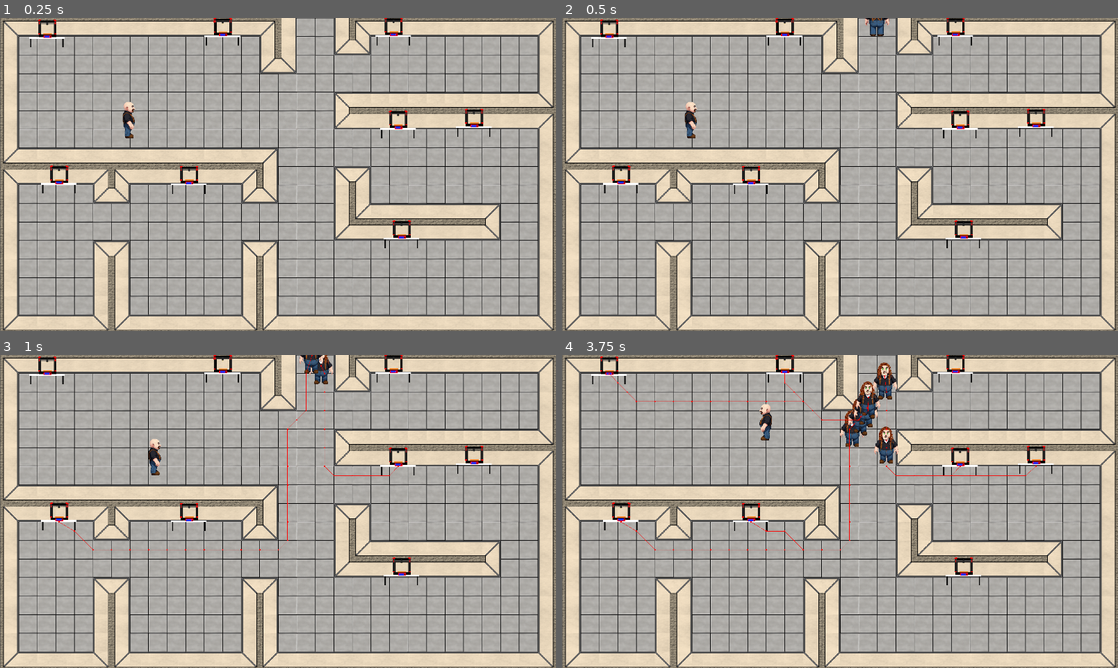
Above: before the commit, frames 1-4 (two rows, left to right).
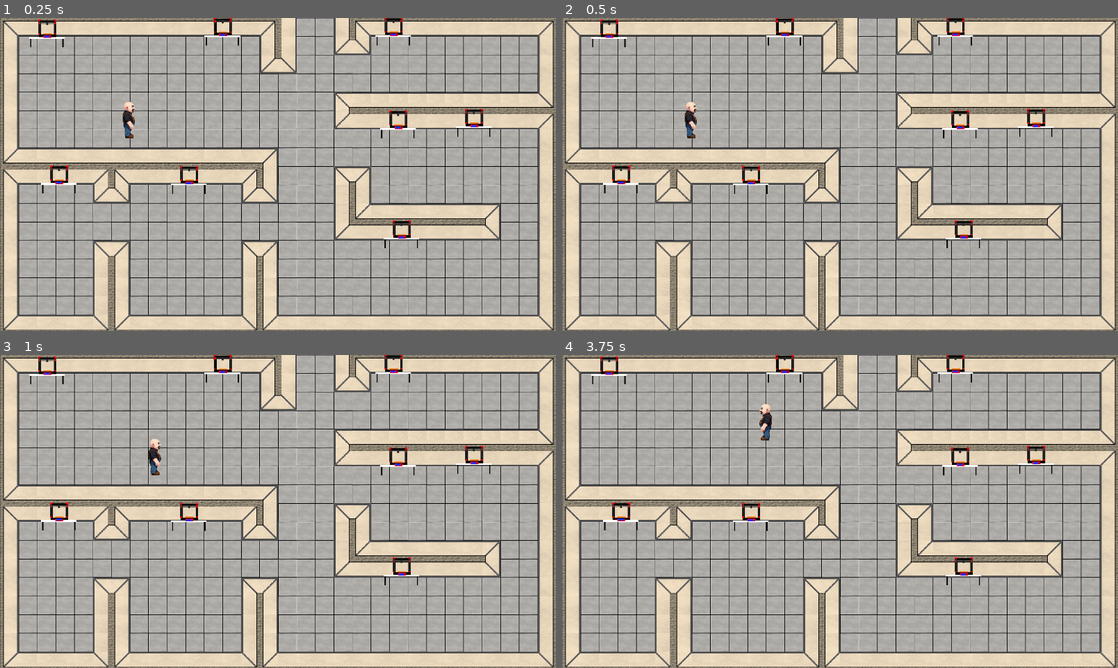
Above: after the commit, the same moments.

Repository: sodidos/Game
Game: Godot game, scene res://Scenes/LABSUD/labsud.tscn
The game is run twice, just before and just after one commit, with the same random seed, the same clock (stepped at 60 frames per second) and the same inputs.
Inputs:
- Up to frame 1 (0.25 s): no input
- Up to frame 2 (0.5 s): no input
- Up to frame 3 (1 s): hold Right (ui_right) from 0.53 s (still down)
- Up to frame 4 (3.75 s): release Right (ui_right) at 1.28 s; hold Down (ui_down) 1.28-2.03 s; hold Right (ui_right) 2.03-2.78 s; hold Up (ui_up) 2.78-3.53 s; hold Left (ui_left) from 3.53 s (still down)

Frame 1 is identical in both runs. In frame 2, 0.2% of the frame differs, in the area x 54-59%, y 0-6%; in frame 3, 0.5%; in frame 4, 1.7%, in the area x 8-86%, y 2-63%.
Error after the commit: Invalid assignment of property or key 'machine' with value of type 'Node2D (3dprinter.gd)' on a base object of type 'CharacterBody2D (npc.gd)'. (res://Scenes/L…

Commit message:
NPC go to fabmanager and speak

Diff:
--- a/fablab/Scenes/npc/npc.gd
+++ b/fablab/Scenes/npc/npc.gd
@@ -3,8 +3,13 @@
 @export var speed = 50
 @export var min_idle = 3
 @export var max_idle = 10
-@export var machine: Node2D
-@export var sortie: Node2D
+
+# Destinations
+@export var machines: Node2D
+@export var player: Node2D
+@export var exit: Node2D
+@export var computers: Node2D
+
 @onready var nav_agent := $NavigationAgent2D as NavigationAgent2D
 @onready var pathfinderTimer := $pathfinderTimer as Timer
 @onready var idleTimer := $idleTimer as Timer
@@ -12,8 +17,16 @@
 @onready var Help := $Help as Sprite2D
 @onready var sprite = $AnimatedSprite2D
 
+@onready var dialogText := $dialog/dialogText
+@onready var dialogTimer = $dialog/dialogTimer
+var dialogState = 0
+
 var destination: Node2D
 var machine_in_use:Node2D
+
+var fab_name = [
+	"Truc1","Truc2","Truc3","Truc4"
+]
 
 var moving = true
 var goinghome = false
@@ -22,10 +35,12 @@
 var rand=RandomNumberGenerator.new()
 # Called when the node enters the scene tree for the first time.
 func _ready():
+	destination = player
+	nav_agent.target_position = destination.global_position
 	print("New NPC")
-	destination = machine
+	print("Go to -->")
 	print(destination)
-	sprite.play("idle_up")
+	sprite.play("walk_down")
 
 	#for machine in machines.get_children():
 	#	print(machine)
@@ -37,12 +52,21 @@
 		var intended_velocity = dir * speed
 		nav_agent.set_velocity(intended_velocity)
 	else:
-		if(!sprite.animation == "idle_up"):
-			sprite.play("idle_up")
+		if(destination == player):
+			if(sprite.animation != "idle_down"):
+				sprite.play("idle_down")
+	#	if(!sprite.animation == "idle_up"):
+	#		sprite.play("idle_up")
 
 func makepath() -> void:
+	print("Pathfinding...")
 	nav_agent.target_position = destination.global_position
 	var direction = old_direction - nav_agent.get_next_path_position()
+	print(nav_agent.distance_to_target())
+	if(destination == player):
+		if(nav_agent.distance_to_target() < 256):
+			print("NEAR FABMANAGER")
+			helloFabManager()
 	if(abs(velocity.x) > abs(velocity.y)):
 		if(velocity.x < 0):
 			sprite.play("walk_left")
@@ -54,37 +78,56 @@
 		else:
 			sprite.play("walk_down")
 	old_direction = direction
+
 func _on_timer_timeout():
 	makepath()
 
+func helloFabManager():
+	pathfinderTimer.stop()
+	moving = false
+	print("Hello FabManager")
+	sprite.play("idle_down")
+	$dialog.visible = true
+	dialogText.text = "Salut FabManager!"
+	dialogTimer.start()
+
+func _on_dialog_timer_timeout():
+	if(dialogState == 0):
+		var rand_fab = rand.randi_range(0,len(fab_name))
+		dialogText.text = "Je fabrique " + fab_name[rand_fab]
+		dialogState = dialogState + 1
+	elif(dialogState == 1):
+		$dialog.visible = false
+		dialogState = 0
+
 func _on_navigation_agent_2d_navigation_finished():
 	if(goinghome):
-		machine.inuse = false
+		#machine.inuse = false
 		queue_free()
 	else:
+		print("Destination Reached")
 		moving = false
 		pathfinderTimer.stop()
-		var idletimer_rand = rand.randi_range(min_idle, max_idle)
-		print(idletimer_rand)
-		idleTimer.wait_time = idletimer_rand
-		idleTimer.start()
-		print("Stop moving!!!")
-		sprite.play("idle_up")
+		#var idletimer_rand = rand.randi_range(min_idle, max_idle)
+		#print(idletimer_rand)
+		#idleTimer.wait_time = idletimer_rand
+		#idleTimer.start()
+		#sprite.play("idle_up")
 
+#func _on_idle_timer_timeout():
+#	Help.visible = true
+#	idleTimer.stop()
+#	interactionTimer.start()
 
-func _on_idle_timer_timeout():
-	Help.visible = true
-	idleTimer.stop()
-	interactionTimer.start()
-
-func _on_interaction_timer_timeout():
-	goinghome = true
-	Help.visible = false
-	interactionTimer.stop()
-	destination = sortie
-	pathfinderTimer.start()
-	moving = true
+#func _on_interaction_timer_timeout():
+#	goinghome = true
+#	Help.visible = false
+#	interactionTimer.stop()
+#	destination = exit
+#	pathfinderTimer.start()
+#	moving = true
 
 func _on_navigation_agent_2d_velocity_computed(safe_velocity):
-	velocity = safe_velocity
-	move_and_slide() # Replace with function body.
+	if(moving):
+		velocity = safe_velocity
+		move_and_slide() # Replace with function body.
--- a/fablab/Scenes/npc/npc.tscn
+++ b/fablab/Scenes/npc/npc.tscn
@@ -169,11 +169,13 @@
 }]
 
 [sub_resource type="CapsuleShape2D" id="CapsuleShape2D_pdx26"]
-radius = 22.75
-height = 132.0
+radius = 27.2727
+height = 90.9091
 
 [node name="npc" type="CharacterBody2D"]
 z_index = 10
+slide_on_ceiling = false
+floor_stop_on_slope = false
 script = ExtResource("1_r76nh")
 speed = 100
 
@@ -183,19 +185,18 @@
 animation = &"walk_right"
 
 [node name="npcCollision" type="CollisionShape2D" parent="."]
+z_index = 4
+y_sort_enabled = true
 position = Vector2(-2, 1)
 scale = Vector2(0.22, 0.22)
 shape = SubResource("CapsuleShape2D_pdx26")
 
 [node name="NavigationAgent2D" type="NavigationAgent2D" parent="."]
-target_desired_distance = 32.0
 path_postprocessing = 1
 avoidance_enabled = true
-radius = 16.0
 debug_enabled = true
 
 [node name="pathfinderTimer" type="Timer" parent="."]
-wait_time = 0.2
 autostart = true
 
 [node name="idleTimer" type="Timer" parent="."]
@@ -207,9 +208,28 @@
 visible = false
 position = Vector2(42, -51)
 texture = ExtResource("3_diq3t")
+
+[node name="dialog" type="ColorRect" parent="."]
+visible = false
+offset_left = 27.0
+offset_top = -101.0
+offset_right = 191.0
+offset_bottom = -48.0
+
+[node name="dialogText" type="RichTextLabel" parent="dialog"]
+offset_left = 3.0
+offset_top = 3.0
+offset_right = 178.0
+offset_bottom = 72.0
+theme_override_colors/default_color = Color(0, 0, 0, 1)
+text = "This is a placeholder message"
+fit_content = true
+
+[node name="dialogTimer" type="Timer" parent="dialog"]
 
 [connection signal="navigation_finished" from="NavigationAgent2D" to="." method="_on_navigation_agent_2d_navigation_finished"]
 [connection signal="velocity_computed" from="NavigationAgent2D" to="." method="_on_navigation_agent_2d_velocity_computed"]
 [connection signal="timeout" from="pathfinderTimer" to="." method="_on_timer_timeout"]
 [connection signal="timeout" from="idleTimer" to="." method="_on_idle_timer_timeout"]
 [connection signal="timeout" from="interactionTimer" to="." method="_on_interaction_timer_timeout"]
+[connection signal="timeout" from="dialog/dialogTimer" to="." method="_on_dialog_timer_timeout"]
